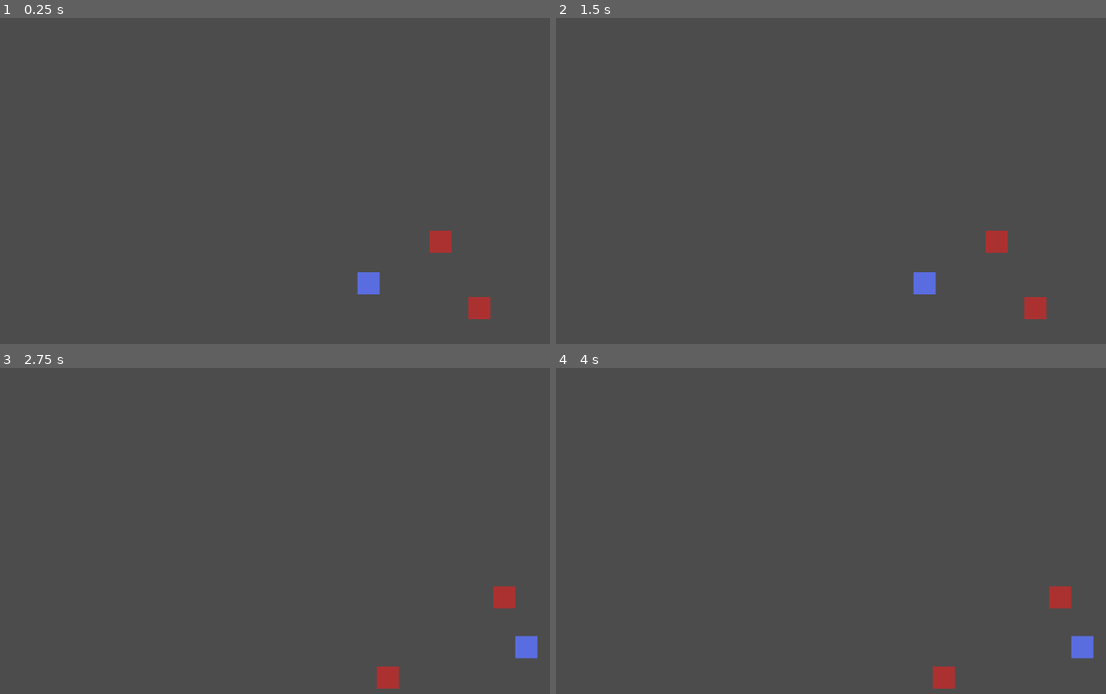
Above: before the commit, frames 1-4 (two rows, left to right).
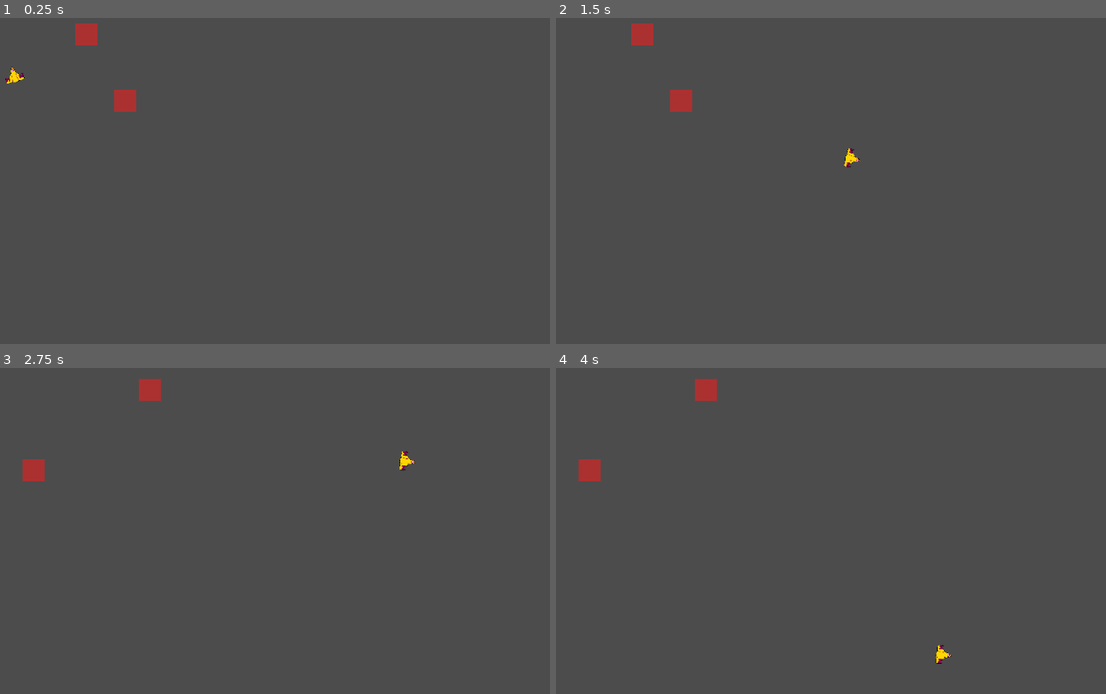
Above: after the commit, the same moments.

Repository: antonindevidal/Lunarium
Game: Godot game, scene res://source/Game.tscn
The game is run twice, just before and just after one commit, with the same random seed, the same clock (stepped at 60 frames per second) and the same inputs.
Inputs (mouse positions are in pixels of both pictures, inside the frame that each line leads up to):
- Up to frame 1 (0.25 s): no input
- Up to frame 2 (1.5 s): tap Enter at 0.5 s; move the mouse to (1056, 181) at 0.52 s; click (1056, 181) at 0.6 s; move the mouse to (759, 223) at 1.27 s; click (759, 223) at 1.35 s
- Up to frame 3 (2.75 s): move the mouse to (412, 462) at 2.02 s; click (412, 462) at 2.1 s
- Up to frame 4 (4 s): move the mouse to (864, 635) at 2.77 s; click (864, 635) at 2.85 s; move the mouse to (outside the picture) at 3.52 s; click (outside the picture) at 3.6 s

The runs differ from the first frame. In frame 1, 1.5% of the frame differs, in the area x 0-90%, y 1-93%; in frame 2, 1.5%; in frame 3, 1.5%, in the area x 4-98%, y 3-99%; in frame 4, 1.5%.

Commit message:
Ajout lancement vaisseau

Diff:
--- a/source/project.godot
+++ b/source/project.godot
@@ -14,6 +14,15 @@
 run/main_scene="res://source/Game.tscn"
 config/icon="res://icon.png"
 
+[input]
+
+launch={
+"deadzone": 0.5,
+"events": [ Object(InputEventMouseButton,"resource_local_to_scene":false,"resource_name":"","device":0,"alt":false,"shift":false,"control":false,"meta":false,"command":false,"button_mask":0,"position":Vector2( 0, 0 ),"global_position":Vector2( 0, 0 ),"factor":1.0,"button_index":1,"pressed":false,"doubleclick":false,"script":null)
+, Object(InputEventKey,"resource_local_to_scene":false,"resource_name":"","device":0,"alt":false,"shift":false,"control":false,"meta":false,"command":false,"pressed":false,"scancode":32,"unicode":0,"echo":false,"script":null)
+ ]
+}
+
 [physics]
 
 common/enable_pause_aware_picking=true
--- a/source/source/Game.tscn
+++ b/source/source/Game.tscn
@@ -9,5 +9,6 @@
 [node name="ManageurNiveau" parent="." instance=ExtResource( 1 )]
 
 [node name="Camera2D" type="Camera2D" parent="."]
+position = Vector2( 1024, 600 )
 current = true
 zoom = Vector2( 2, 2 )
--- a/source/source/Manageurs/ManageurNiveau.gd
+++ b/source/source/Manageurs/ManageurNiveau.gd
@@ -14,7 +14,7 @@
 	nextNiveau();
 	pass;
 
-func _process(delta):
+func _process(_delta):
 	if countTMP>0:
 		countTMP = countTMP -1;
 	if countTMP == 0 :
@@ -31,5 +31,4 @@
 	currentNiveau=currentNiveau + 1;
 	remove_child(get_child(0));
 	add_child(load(arrayNiveau[currentNiveau]).instance());
-	print(get_children())
 	pass;
--- a/source/source/Vaisseau/CollisionShape2D.gd
+++ /dev/null
@@ -1,11 +0,0 @@
-extends CollisionShape2D
-
-
-# Called when the node enters the scene tree for the first time.
-func _ready():
-	pass # Replace with function body.
-
-
-# Called every frame. 'delta' is the elapsed time since the previous frame.
-#func _process(delta):
-#	pass
--- /dev/null
+++ b/source/source/Vaisseau/Vaisseau.gd
@@ -0,0 +1,22 @@
+extends StaticBody2D
+
+
+var is_moving = false;
+var velocity = Vector2.ZERO;
+var speed = 20;
+
+# Called when the node enters the scene tree for the first time.
+func _ready():
+	pass # Replace with function body.
+
+func _process(_delta):
+	if Input.is_action_just_released("launch"):
+		launch(get_global_mouse_position())
+	if is_moving:
+		position = position + velocity
+	else:
+		look_at(get_global_mouse_position())
+
+func launch(dest):
+	velocity = (dest - position).normalized() * speed;
+	is_moving = true
--- a/source/source/Vaisseau/Vaisseau.tscn
+++ b/source/source/Vaisseau/Vaisseau.tscn
@@ -1,9 +1,26 @@
-[gd_scene load_steps=5 format=2]
+[gd_scene load_steps=6 format=2]
 
-[ext_resource path="res://ressources/Vaisseau/Vaisseau.png" type="Texture" id=1]
-[ext_resource path="res://source/Vaisseau/CollisionShape2D.gd" type="Script" id=2]
+[ext_resource path="res://ressources/Vaisseau/vaisseau.png" type="Texture" id=1]
+[ext_resource path="res://source/Vaisseau/Vaisseau.gd" type="Script" id=2]
 
-[sub_resource type="SpriteFrames" id=1]
+[sub_resource type="CapsuleShape2D" id=1]
+radius = 22.685
+
+[sub_resource type="GDScript" id=3]
+script/source = "extends CollisionShape2D
+
+
+# Called when the node enters the scene tree for the first time.
+func _ready():
+	pass # Replace with function body.
+
+
+# Called every frame. 'delta' is the elapsed time since the previous frame.
+#func _process(delta):
+#	pass
+"
+
+[sub_resource type="SpriteFrames" id=2]
 animations = [ {
 "frames": [ ExtResource( 1 ) ],
 "loop": true,
@@ -11,14 +28,14 @@
 "speed": 5.0
 } ]
 
-[sub_resource type="RectangleShape2D" id=2]
-extents = Vector2( 32, 32 )
+[node name="Vaisseau" type="StaticBody2D"]
+script = ExtResource( 2 )
 
-[node name="Vaisseau" type="StaticBody2D"]
+[node name="CollisionShape2D" type="CollisionShape2D" parent="."]
+shape = SubResource( 1 )
+script = SubResource( 3 )
 
 [node name="AnimatedSprite" type="AnimatedSprite" parent="."]
-frames = SubResource( 1 )
-
-[node name="CollisionShape2D" type="CollisionShape2D" parent="."]
-shape = SubResource( 2 )
-script = ExtResource( 2 )
+position = Vector2( 1.40477, 3.86805 )
+scale = Vector2( 0.101, 0.105 )
+frames = SubResource( 2 )
Binary file changed: source/ressources/Vaisseau/Vaisseau.png
Not shown, changed: source/ressources/Vaisseau/Vaisseau.png.import
Not shown, added: ressource/spriteTMP/CursorTest.png
Not shown, changed: ressource/vaisseau/vaisseau.png
